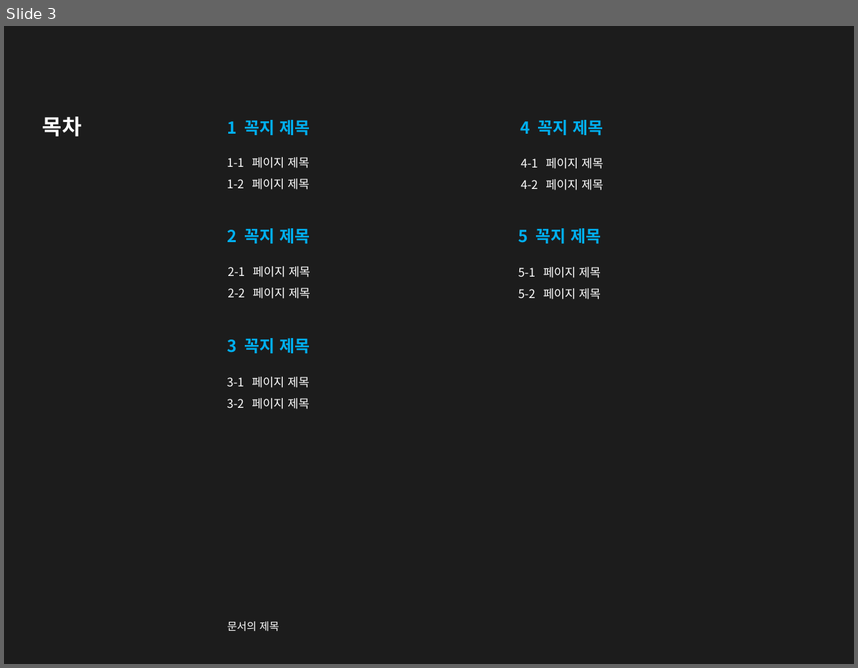
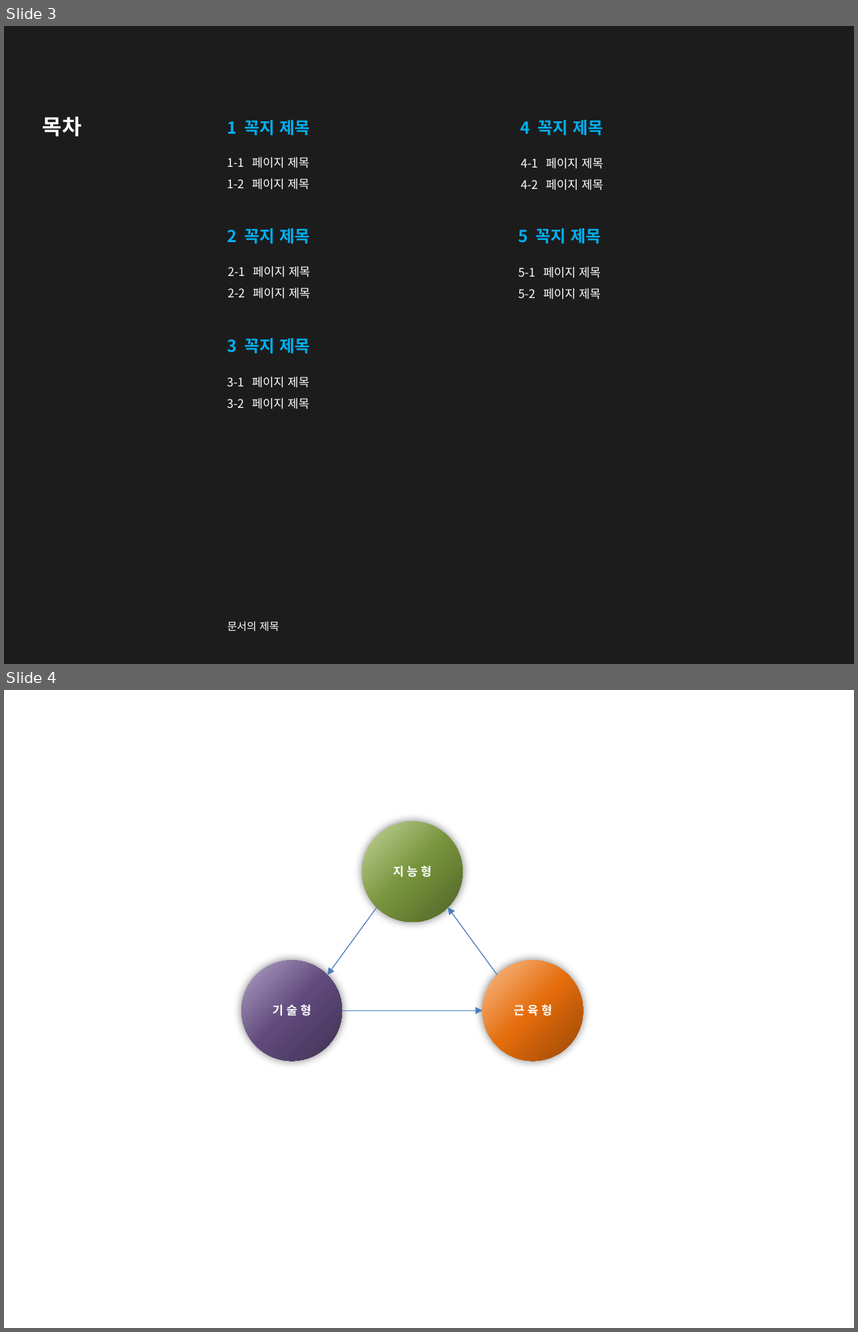
Before and after one commit to uknim2000/TIL, a slide deck: 003_게임기획서/참조자료/표.pptx. Shown one above the other, each under a label of ours: slide 3 before the commit, slides 3 and 4 after it. The pictures are 858x668 and 858x1332 pixels, drawn with LibreOffice and Linux fonts; fonts in the diff are those of the drawing. Boxes give left, top, right and bottom in pixels: in the first picture for what was removed or moved away, otherwise in the second. Text is boxed around its words. In the diff, an @@ line names an element or a change of style, - is before the commit and + after.

```diff
--- a/003_게임기획서/참조자료/표.pptx
+++ b/003_게임기획서/참조자료/표.pptx
@@ slide 4 added at bbox=[4, 690, 854, 1328], background #FFFFFF @@
@@ ellipse added at bbox=[362, 822, 462, 922], fill gradient #4F6228 to #77933C to #C3D69B @@
@@ text added at bbox=[393, 865, 432, 877], 10 pt, text #FFFFFF, bold @@
+지 능 형
@@ arrow added from (377, 907) to (327, 975), #4B7EBC 0.75 pt @@
@@ arrow added from (497, 975) to (448, 907), #4B7EBC 0.75 pt @@
@@ ellipse added at bbox=[242, 960, 342, 1061], fill gradient #403152 to #604A7B to #B3A2C7 @@
@@ ellipse added at bbox=[483, 960, 583, 1061], fill gradient #984807 to #E46C0A to #FAC090 @@
@@ text added at bbox=[272, 1004, 312, 1016], 10 pt, text #FFFFFF, bold @@
+기 술 형
@@ arrow added from (342, 1010) to (483, 1010), #4B7EBC 0.75 pt @@
@@ text added at bbox=[514, 1004, 553, 1016], 10 pt, text #FFFFFF, bold @@
+근 육 형
```
Also in this commit, not shown: 2 other slides added, 3 slides removed, 9 other files.
